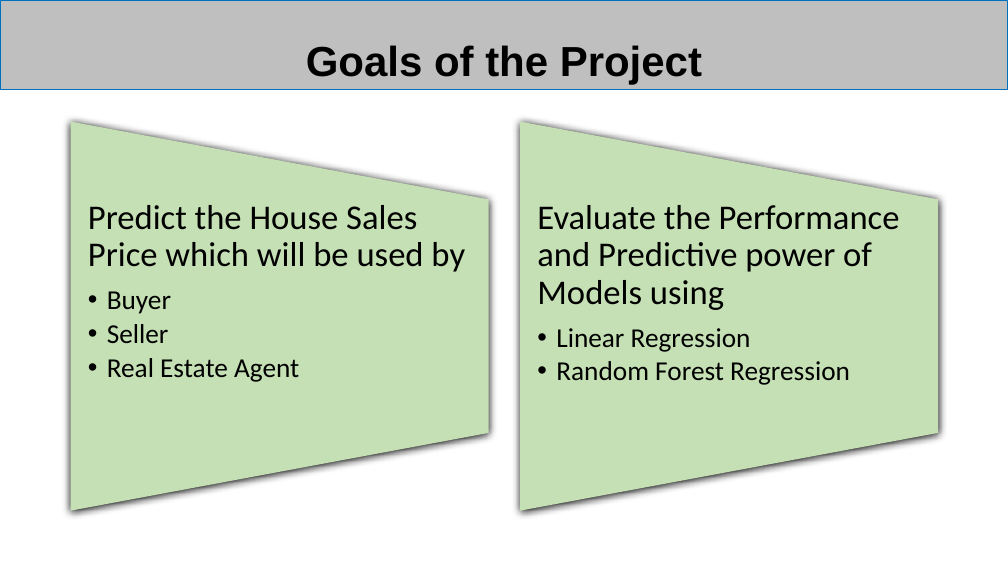
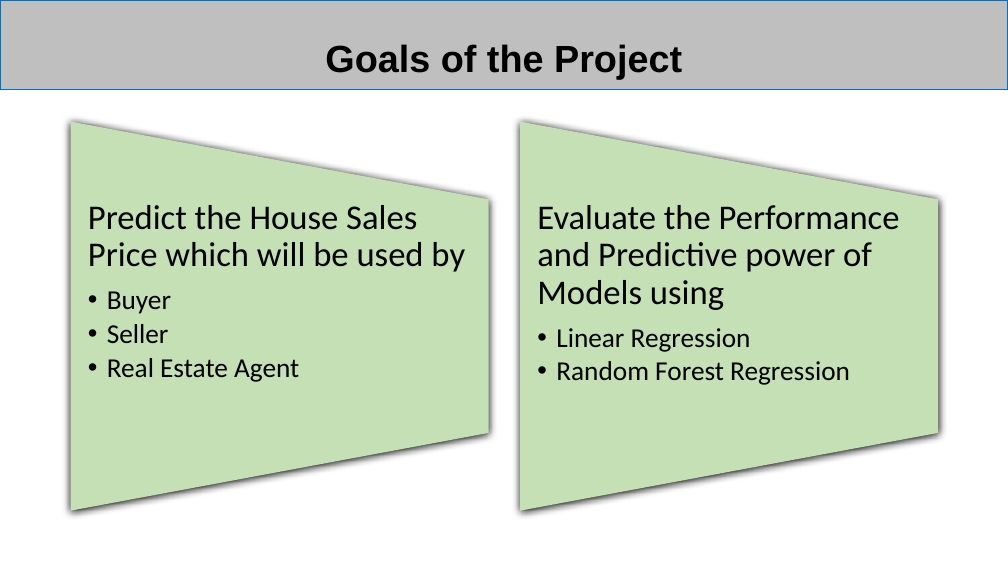
Before and after one commit to yingy4/ScalaProject_Team-6_Fall2017, a slide deck: slide 2 of Presentations/Planning_Presentation.pptx. Drawn at 1008x567 pixels with LibreOffice and Linux fonts; fonts in the diff are those of the drawing. Boxes give left, top, right and bottom in pixels: in the first picture for what was removed or moved away, otherwise in the second. Text is boxed around its words. In the diff, an @@ line names an element or a change of style, - is before the commit and + after.

```diff
--- a/Presentations/Planning_Presentation.pptx
+++ b/Presentations/Planning_Presentation.pptx
@@ rectangle "Goals of the Project" at [0,0,1008,89]: size 40 to 36 pt @@
```
Also in this commit, not shown: 5 other slides changed.
